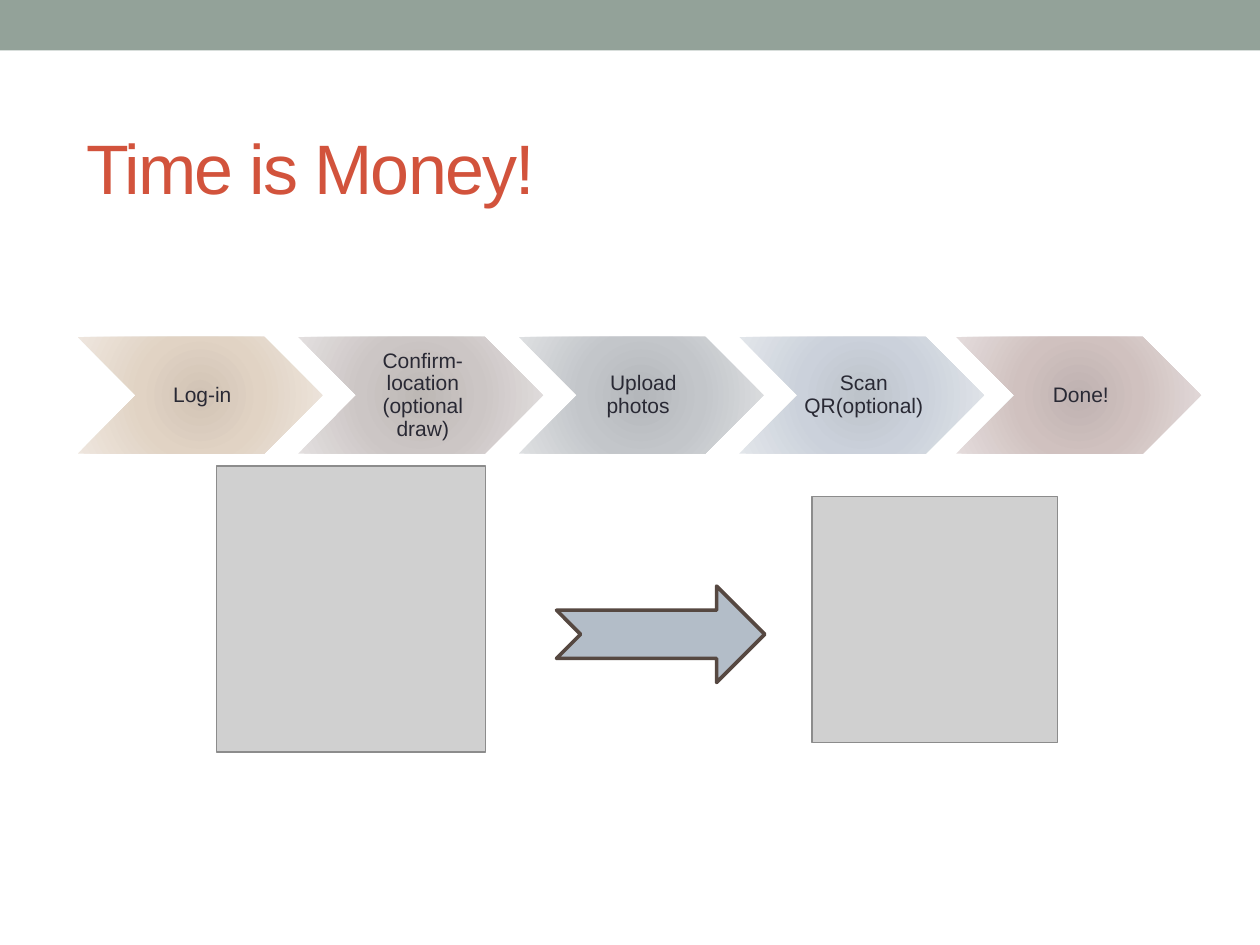
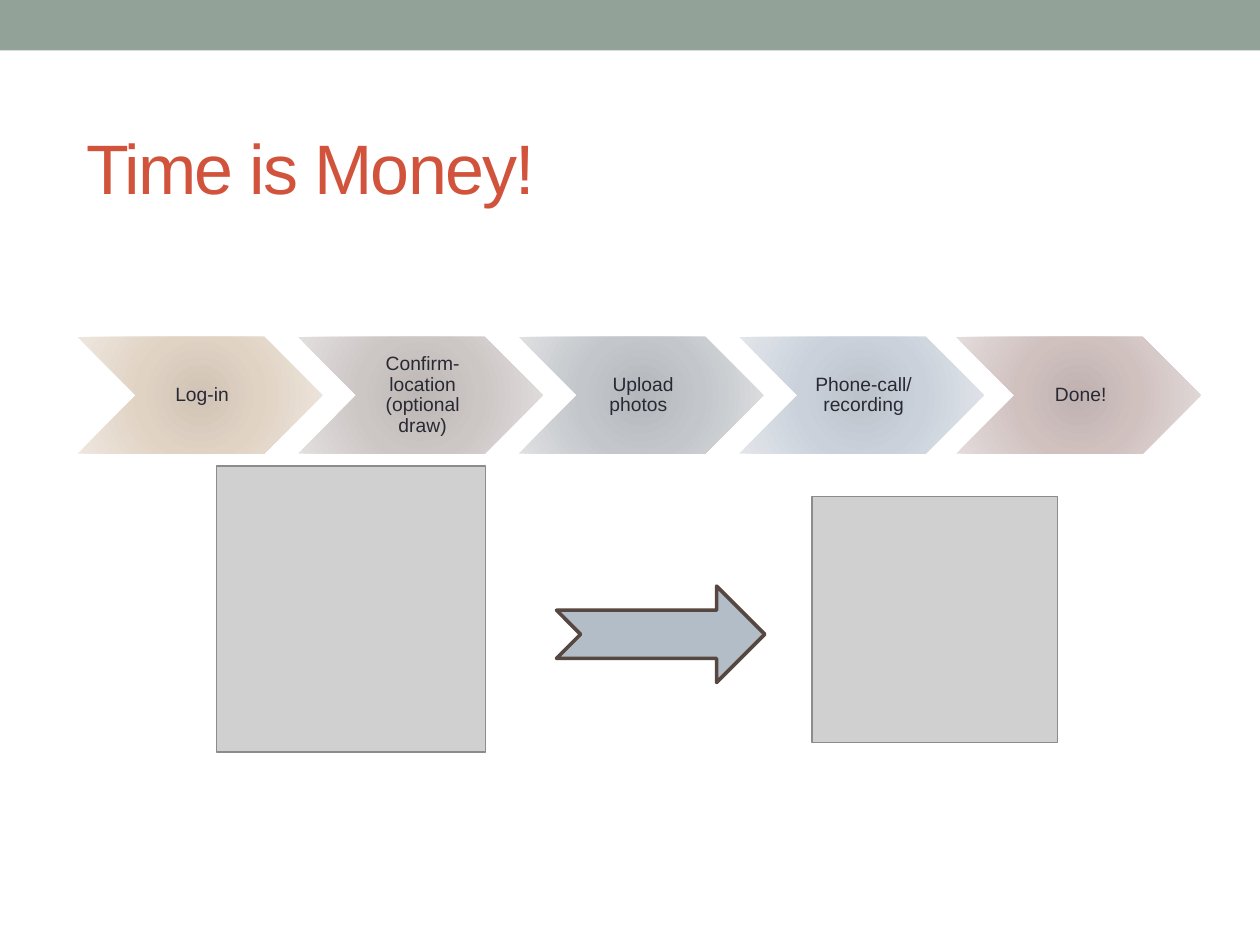
Before and after one commit to crowdhackathon-insurance2/PSL, a slide deck: slide 7 of PSL (1).pptx. Drawn at 1260x945 pixels with LibreOffice and Linux fonts; fonts in the diff are those of the drawing; grey boxes stand for pictures. Boxes give left, top, right and bottom in pixels: in the first picture for what was removed or moved away, otherwise in the second. Text is boxed around its words. In the diff, an @@ line names an element or a change of style, - is before the commit and + after.

```diff
--- a/PSL (1).pptx
+++ b/PSL (1).pptx
@@ size 12 to 11 pt in 4 elements at bbox=[175, 387, 229, 405], bbox=[386, 356, 460, 436], bbox=[609, 377, 674, 415], bbox=[1055, 388, 1106, 401] @@
@@ text at bbox=[815, 377, 911, 415]: text changed; size 12 to 11 pt @@
-Scan QR(optional)
+Phone-call/recording
```
Also in this commit, not shown: 3 other slides changed, 1 slide added, 1 slide removed.
